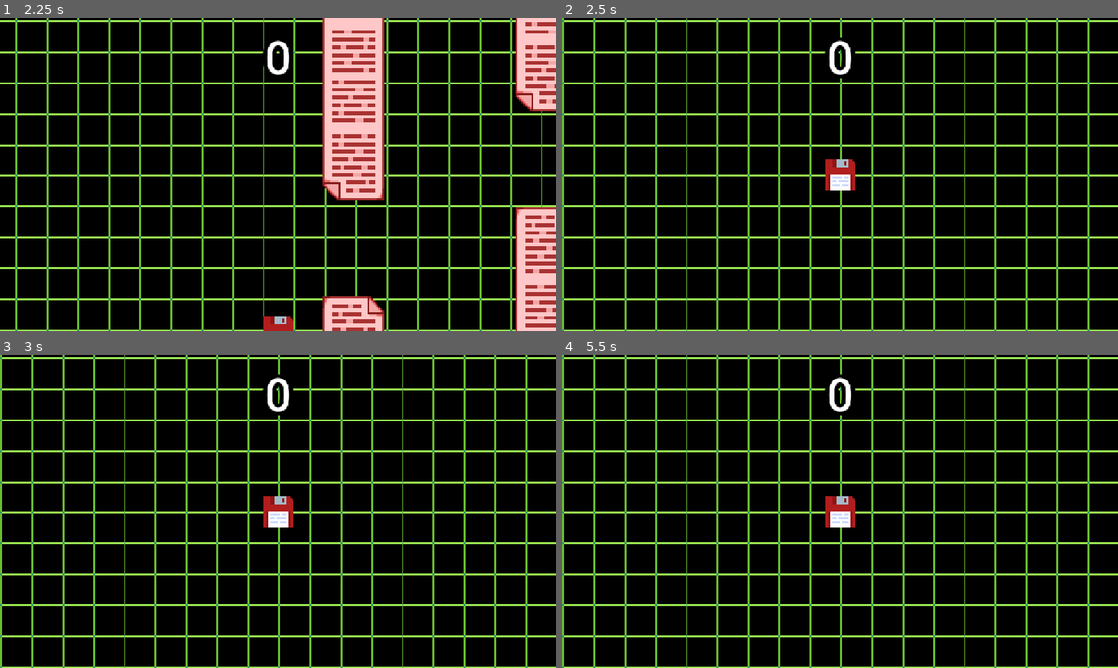
Above: before the commit, frames 1-4 (two rows, left to right).
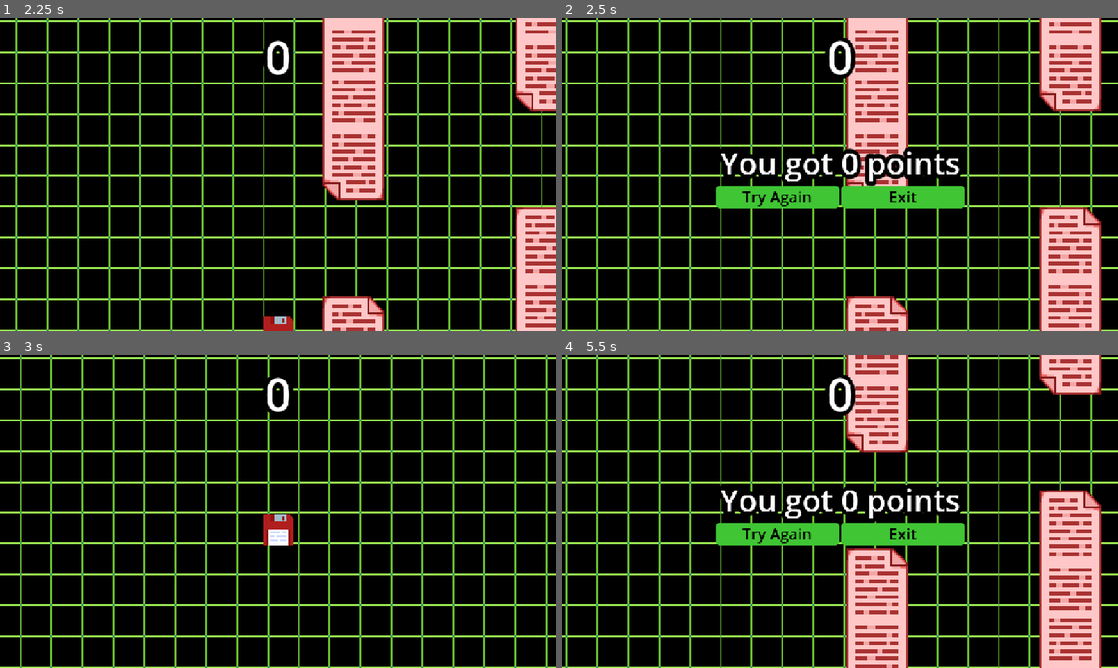
Above: after the commit, the same moments.

Repository: Oblitiel/FlappyDisk
Game: Godot game, scene res://scenes/game_controller/game_controller.tscn
Two runs of this game, one before a commit and one after it. Both use one fixed random seed, a clock stepped at 60 frames per second and the inputs below.
Inputs (mouse positions are in pixels of both pictures, inside the frame that each line leads up to):
- Up to frame 1 (2.25 s): tap Space (jump) at 0.77, 1.07, 1.52, 1.82 s
- Up to frame 2 (2.5 s): no input
- Up to frame 3 (3 s): click (216, 533) at 2.75 s, where only the run after the commit has a clickable "Try Again"
- Up to frame 4 (5.5 s): tap Space (jump) at 3.77, 4.07, 4.52, 4.82, 5.27 s

Frame 1 is identical in both runs. In frame 2, 28% of the frame differs, in the area x 0-97%, y 0-100%; in frame 3, 13%; in frame 4, 29%.

Commit message:
Death menu

Diff:
--- a/scenes/game_controller/game_controller.gd
+++ b/scenes/game_controller/game_controller.gd
@@ -20,12 +20,13 @@
 
 func player_obstacle_collision():
 	pause_game()
-	change_level("main_level")
-	change_character("flappy_disk")
-	_ui_manager.reset_score()
+	_ui_manager.show_death_menu()
 
 func add_score(points : int = 1):
 	_ui_manager.add_score(points)
+
+func get_score() -> int:
+	return _ui_manager.get_score()
 
 func pause_game() -> void:
 	pause_manager.pause_game()
@@ -35,3 +36,13 @@
 
 func is_game_paused() -> bool:
 	return pause_manager.is_game_paused
+
+func reset_game() -> void:
+	resume_game()
+	change_level("main_level")
+	change_character("flappy_disk")
+	_ui_manager.reset_score()
+	_ui_manager.hide_death_menu()
+
+func exit_game() -> void:
+	get_tree().quit()
--- a/scenes/game_controller/game_controller.tscn
+++ b/scenes/game_controller/game_controller.tscn
@@ -7,6 +7,7 @@
 [ext_resource type="Script" uid="uid://dthp2ocotlhmg" path="res://scenes/game_controller/player_character_manager.gd" id="4_giy5l"]
 [ext_resource type="Script" uid="uid://bnnt1xk23lgje" path="res://scenes/game_controller/ui_manager.gd" id="6_c4mfo"]
 [ext_resource type="PackedScene" uid="uid://bb0c0pf52ia57" path="res://scenes/ui/score/score_ui.tscn" id="7_mras5"]
+[ext_resource type="PackedScene" uid="uid://c1xhvexpi512s" path="res://scenes/ui/death_menu/death_menu.tscn" id="8_3sgk5"]
 [ext_resource type="Script" uid="uid://cr2754hyh6i2u" path="res://scenes/game_controller/pause_manager.gd" id="8_mras5"]
 
 [node name="GameController" type="Node"]
@@ -31,5 +32,8 @@
 
 [node name="Score UI" parent="UiManager" instance=ExtResource("7_mras5")]
 
+[node name="Death Menu" parent="UiManager" instance=ExtResource("8_3sgk5")]
+visible = false
+
 [node name="PauseManager" type="Node" parent="."]
 script = ExtResource("8_mras5")
--- a/scenes/game_controller/level_manager.gd
+++ b/scenes/game_controller/level_manager.gd
@@ -25,7 +25,7 @@
 		remove_child(_current_level)
 
 	var new = load(SCENE_PATH_FORMAT % new_level).instantiate()
-	add_child(new)
+	call_deferred("add_child", new)
 	_current_level = new
 
 	return get_current_level()
--- a/scenes/game_controller/player_character_manager.gd
+++ b/scenes/game_controller/player_character_manager.gd
@@ -26,7 +26,7 @@
 		remove_child(_current_character)
 
 	var new = load(CHARACTER_PATH_FORMAT % [new_character,new_character]).instantiate()
-	add_child(new)
+	call_deferred("add_child", new)
 	_current_character = new
 
 	return get_current_character()
--- a/scenes/game_controller/ui_manager.gd
+++ b/scenes/game_controller/ui_manager.gd
@@ -1,9 +1,21 @@
 extends CanvasLayer
 
 @onready var score_ui: Control = $"Score UI"
+@onready var death_menu: Control = $"Death Menu"
 
 func add_score(points : int = 1) -> void:
 	score_ui.add_score(points)
 
 func reset_score() -> void:
 	score_ui.reset_score()
+
+func get_score() -> int:
+	return score_ui.score
+
+func show_death_menu() -> void:
+	death_menu.show()
+	print(get_score())
+	death_menu.update_message()
+
+func hide_death_menu() -> void:
+	death_menu.hide()
--- /dev/null
+++ b/scenes/ui/death_menu/death_menu.gd
@@ -0,0 +1,18 @@
+extends Control
+
+@onready var label: Label = $VBoxContainer/Label
+
+const MESSAGE = "You got %d point"
+
+func update_message() -> void:
+	label.text = MESSAGE % GameController.instance.get_score()
+	if GameController.instance.get_score() != 1:
+		label.text += "s"
+
+
+func _on_reset_pressed() -> void:
+	GameController.instance.reset_game()
+
+
+func _on_exit_pressed() -> void:
+	GameController.instance.exit_game()
--- /dev/null
+++ b/scenes/ui/death_menu/death_menu.tscn
@@ -0,0 +1,85 @@
+[gd_scene load_steps=7 format=3 uid="uid://c1xhvexpi512s"]
+
+[ext_resource type="Script" uid="uid://bindnygi8rhg" path="res://scenes/ui/death_menu/death_menu.gd" id="1_uqrr2"]
+
+[sub_resource type="StyleBoxFlat" id="StyleBoxFlat_lumx3"]
+bg_color = Color(0.102975, 0.411747, 0.134184, 1)
+border_color = Color(0.0665677, 0.235242, 0.0796778, 1)
+corner_radius_top_left = 8
+corner_radius_top_right = 8
+corner_radius_bottom_right = 8
+corner_radius_bottom_left = 8
+
+[sub_resource type="StyleBoxFlat" id="StyleBoxFlat_k5twr"]
+bg_color = Color(0.250316, 0.771546, 0.203106, 1)
+corner_radius_top_left = 8
+corner_radius_top_right = 8
+corner_radius_bottom_right = 8
+corner_radius_bottom_left = 8
+
+[sub_resource type="StyleBoxFlat" id="StyleBoxFlat_37fck"]
+bg_color = Color(0.0737505, 0.119835, 0.0733152, 1)
+corner_radius_top_left = 8
+corner_radius_top_right = 8
+corner_radius_bottom_right = 8
+corner_radius_bottom_left = 8
+
+[sub_resource type="Theme" id="Theme_k5twr"]
+Button/colors/font_color = Color(0, 0, 0, 1)
+Button/font_sizes/font_size = 32
+Button/styles/hover = SubResource("StyleBoxFlat_lumx3")
+Button/styles/normal = SubResource("StyleBoxFlat_k5twr")
+Button/styles/pressed = SubResource("StyleBoxFlat_37fck")
+
+[sub_resource type="LabelSettings" id="LabelSettings_k5twr"]
+font_size = 64
+outline_size = 32
+outline_color = Color(0, 0, 0, 1)
+
+[node name="Death Menu" type="Control"]
+layout_mode = 3
+anchors_preset = 15
+anchor_right = 1.0
+anchor_bottom = 1.0
+grow_horizontal = 2
+grow_vertical = 2
+theme = SubResource("Theme_k5twr")
+script = ExtResource("1_uqrr2")
+
+[node name="VBoxContainer" type="VBoxContainer" parent="."]
+layout_mode = 1
+anchors_preset = 8
+anchor_left = 0.5
+anchor_top = 0.5
+anchor_right = 0.5
+anchor_bottom = 0.5
+offset_left = -258.0
+offset_top = -46.0
+offset_right = 258.0
+offset_bottom = 46.0
+grow_horizontal = 2
+grow_vertical = 2
+
+[node name="Label" type="Label" parent="VBoxContainer"]
+layout_mode = 2
+text = "You got %d point"
+label_settings = SubResource("LabelSettings_k5twr")
+horizontal_alignment = 1
+vertical_alignment = 1
+
+[node name="HBoxContainer" type="HBoxContainer" parent="VBoxContainer"]
+layout_mode = 2
+alignment = 1
+
+[node name="Reset" type="Button" parent="VBoxContainer/HBoxContainer"]
+layout_mode = 2
+size_flags_horizontal = 3
+text = "Try Again"
+
+[node name="Exit" type="Button" parent="VBoxContainer/HBoxContainer"]
+layout_mode = 2
+size_flags_horizontal = 3
+text = "Exit"
+
+[connection signal="pressed" from="VBoxContainer/HBoxContainer/Reset" to="." method="_on_reset_pressed"]
+[connection signal="pressed" from="VBoxContainer/HBoxContainer/Exit" to="." method="_on_exit_pressed"]
Not shown: 1 places in scenes/game_controller/game_controller.tscn that only renumber resources
Not shown, added: scenes/ui/death_menu/death_menu.gd.uid
